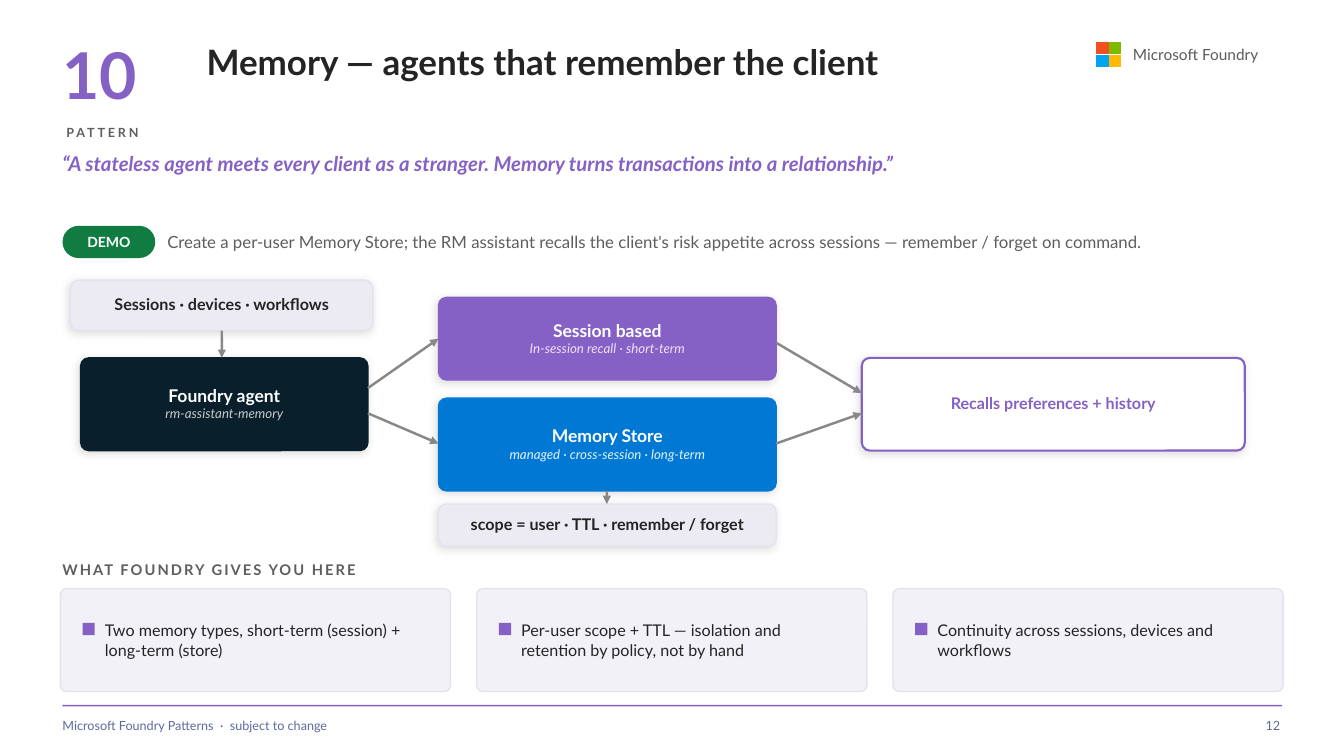
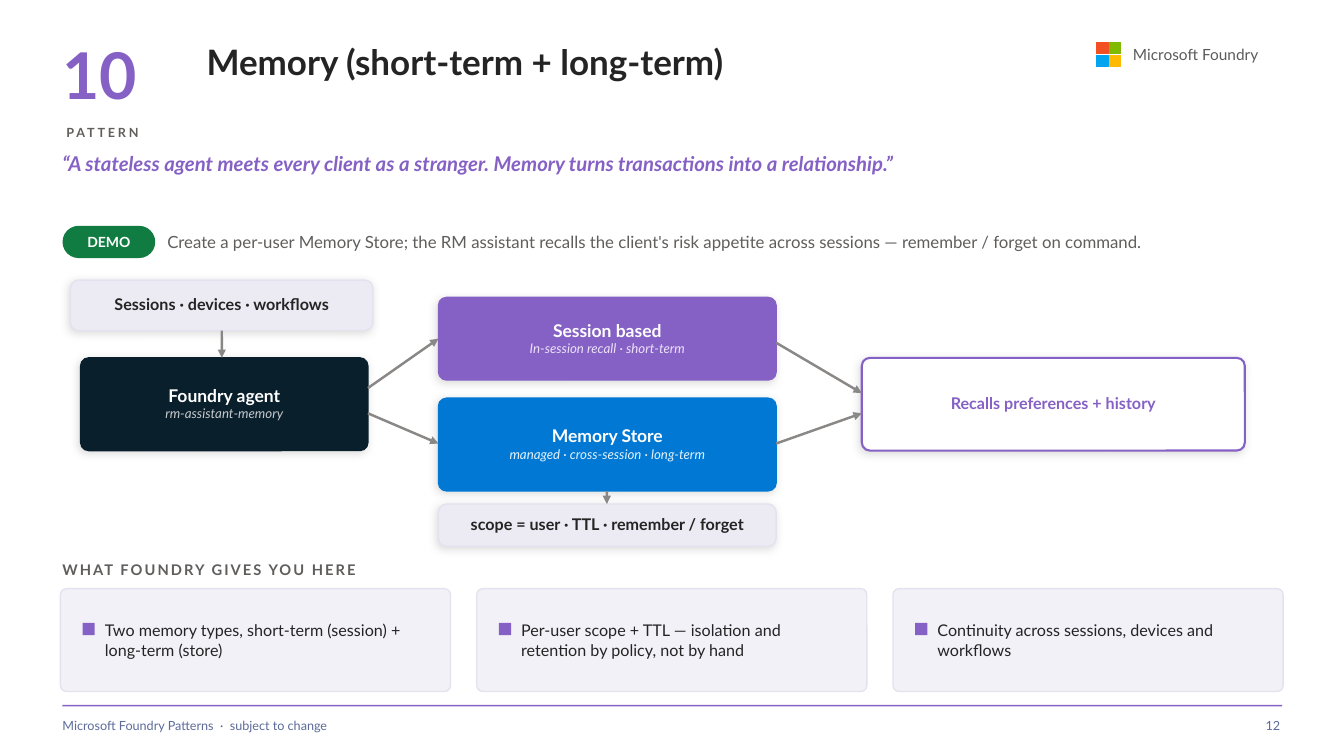
Before and after one commit to SridharArrabelly/foundry-pattern-library, a slide deck: slide 12 of foundry-patterns.pptx. Drawn at 1344x756 pixels with LibreOffice and Linux fonts; fonts in the diff are those of the drawing. Boxes give left, top, right and bottom in pixels: in the first picture for what was removed or moved away, otherwise in the second. Text is boxed around its words. In the diff, an @@ line names an element or a change of style, - is before the commit and + after.

```diff
--- a/foundry-patterns.pptx
+++ b/foundry-patterns.pptx
@@ text at (x1=207, y1=47, x2=723, y2=82): text changed @@
-Memory — agents that remember the client
+Memory (short-term + long-term)
```
Also in this commit, not shown: 12 other slides changed, 1 slide removed, 18 other files.
